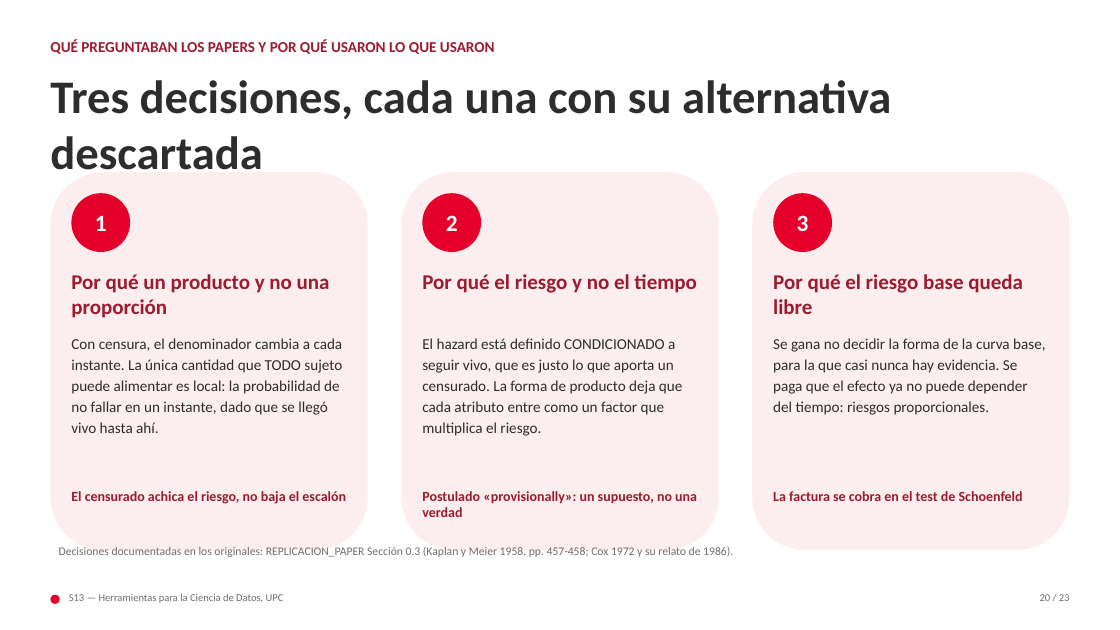
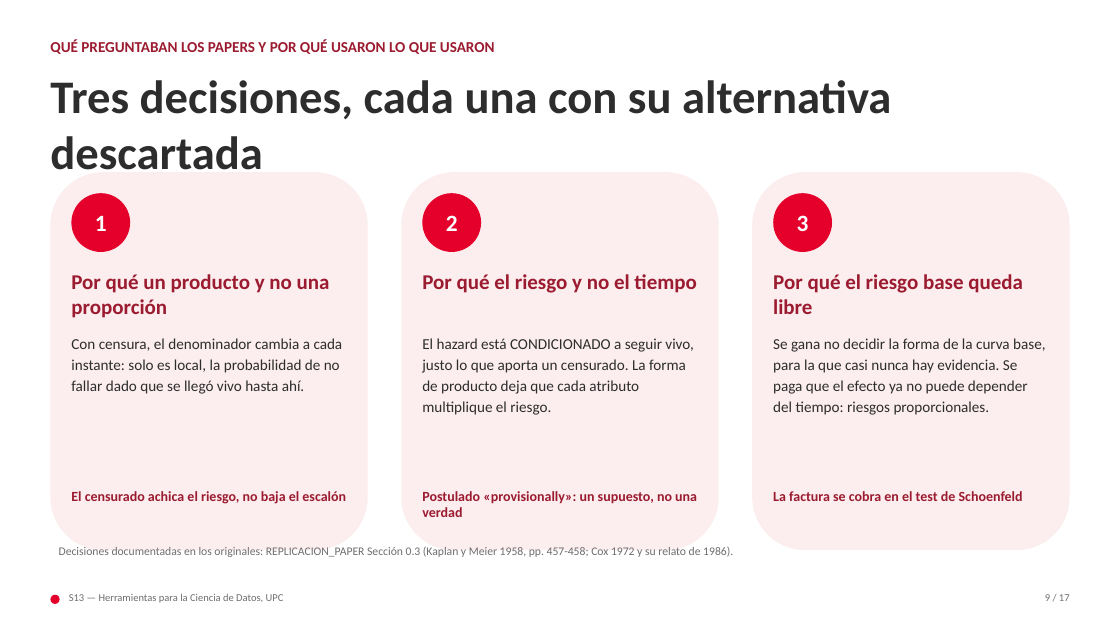
Before and after one commit to jonatanfigueroagil-creator/herramientas-ciencia-datos-alumnos, a slide deck: slide 9 of pregrado/s13/presentacion/S13A.pptx (slide 20 before the commit). Drawn at 1120x630 pixels with LibreOffice and Linux fonts; fonts in the diff are those of the drawing. Boxes give left, top, right and bottom in pixels: in the first picture for what was removed or moved away, otherwise in the second. Text is boxed around its words. In the diff, an @@ line names an element or a change of style, - is before the commit and + after.

```diff
--- a/pregrado/s13/presentacion/S13A.pptx
+++ b/pregrado/s13/presentacion/S13A.pptx
@@ text at (71, 338, 343, 394): text changed @@
-Con censura, el denominador cambia a cada instante. La única cantidad que TODO sujeto puede alimentar es local: la probabilidad de no fallar en un instante, dado que se llegó vivo hasta ahí.
+Con censura, el denominador cambia a cada instante: solo es local, la probabilidad de no fallar dado que se llegó vivo hasta ahí.
@@ text at (422, 338, 693, 415): text changed @@
-El hazard está definido CONDICIONADO a seguir vivo, que es justo lo que aporta un censurado. La forma de producto deja que cada atributo entre como un factor que multiplica el riesgo.
+El hazard está CONDICIONADO a seguir vivo, justo lo que aporta un censurado. La forma de producto deja que cada atributo multiplique el riesgo.
@@ text at (1045, 594, 1070, 601): text changed @@
-20 / 23
+9 / 17
```
Also in this commit, not shown: 12 other slides changed, 6 slides removed, 23 other files.
